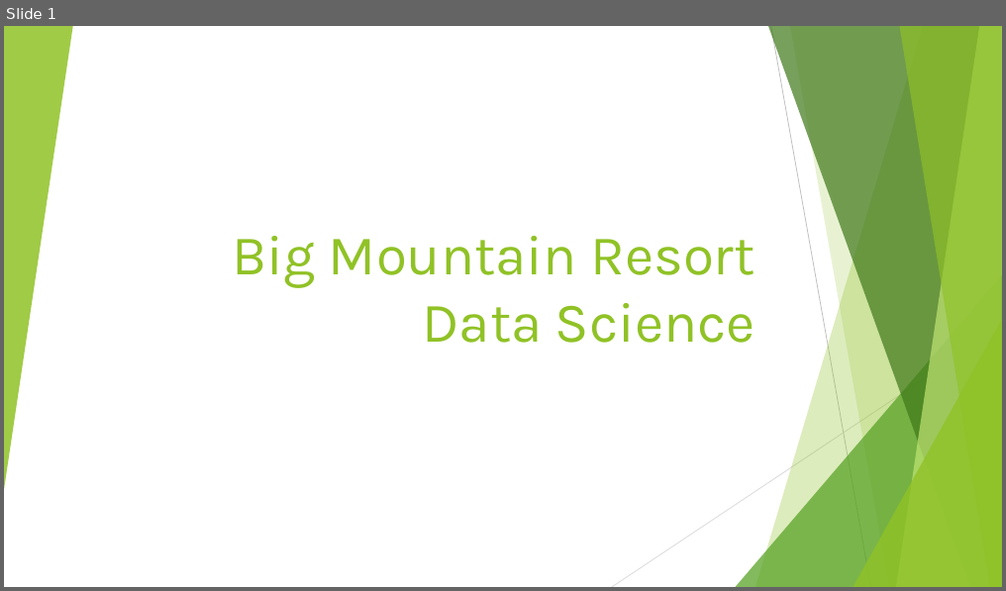
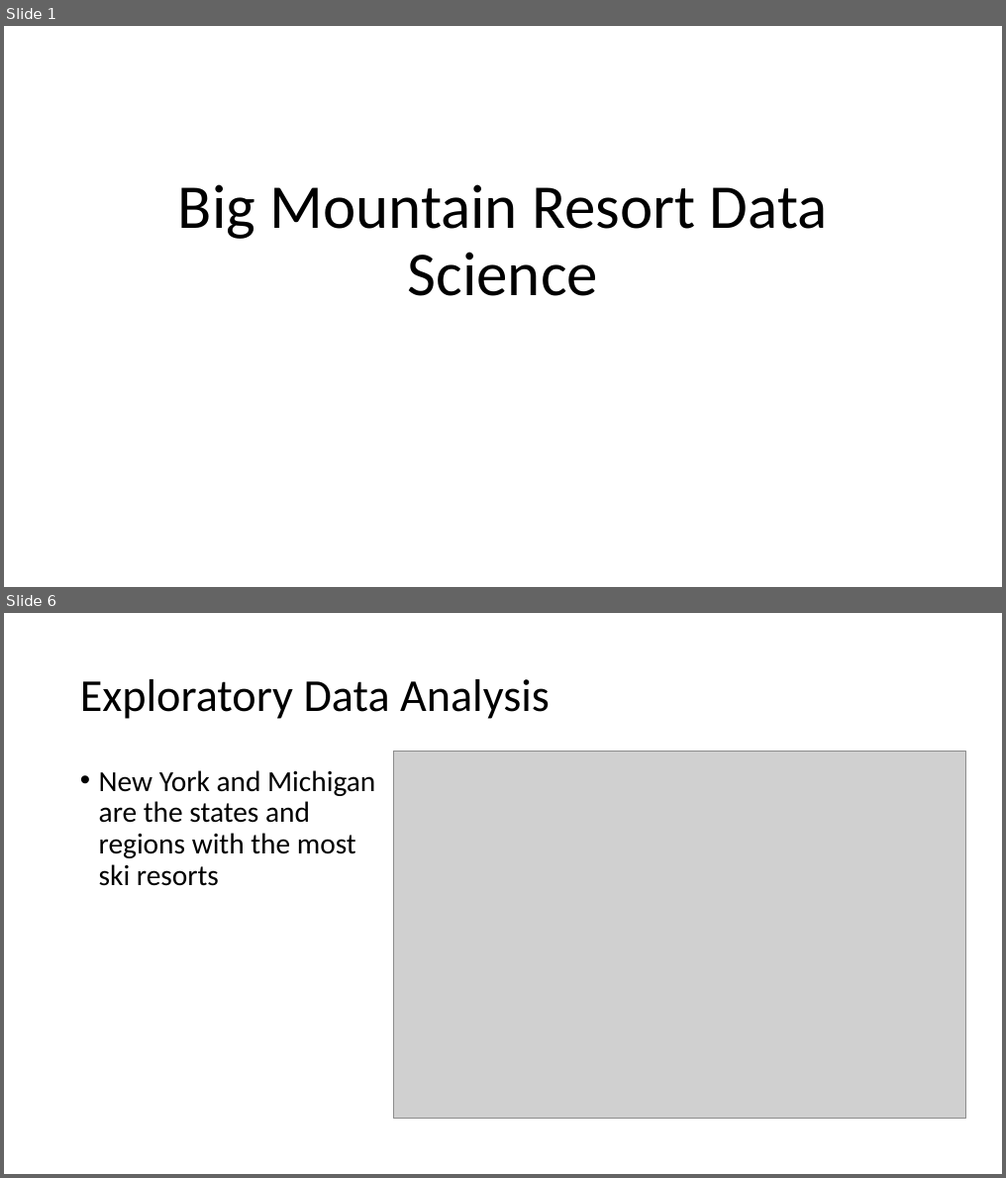
Before and after one commit to ramijau/DataScienceGuidedCapstone, a slide deck: Guided Capstone Presentation.pptx. Shown one above the other, each under a label of ours: slide 1 before the commit, slides 1 and 6 after it; the slides between them are not shown. The pictures are 1006x591 and 1006x1178 pixels, drawn with LibreOffice and Linux fonts; fonts in the diff are those of the drawing; grey boxes stand for pictures. Boxes give left, top, right and bottom in pixels: in the first picture for what was removed or moved away, otherwise in the second. Text is boxed around its words. In the diff, an @@ line names an element or a change of style, - is before the commit and + after.

```diff
--- a/Guided Capstone Presentation.pptx
+++ b/Guided Capstone Presentation.pptx
@@ slide 6 added at (4, 613, 1002, 1174), background #FFFFFF @@
@@ title added at (80, 679, 549, 719), 44 pt, text #000000 @@
+Exploratory Data Analysis
@@ picture added at (393, 752, 965, 1119) @@
@@ text added at (99, 770, 375, 886), 28 pt, text #000000 @@
+• New York and Michigan are the states and regions with the most ski resorts
@@ slide 1 changed as well @@
@@ group removed at (4, 26, 1002, 587): 5 freeform shapes, 3 triangles, 2 lines @@
@@ title "Big Mountain Resort Data Science": place and size @@
-title "Big Mountain Resort Data Science" at (232, 236, 755, 343)
+title "Big Mountain Resort Data Science" at (178, 184, 828, 296)
@@ title "Big Mountain Resort Data Science" at (178, 184, 828, 296): size 54 to 60 pt, font Karla to Calibri, text colour #90C226 to #000000; alignment right to centre; line spacing 1 to 0.9 @@
```
Also in this commit, not shown: 5 other slides changed, 13 other slides added, 2 slides removed, 15 other files.
